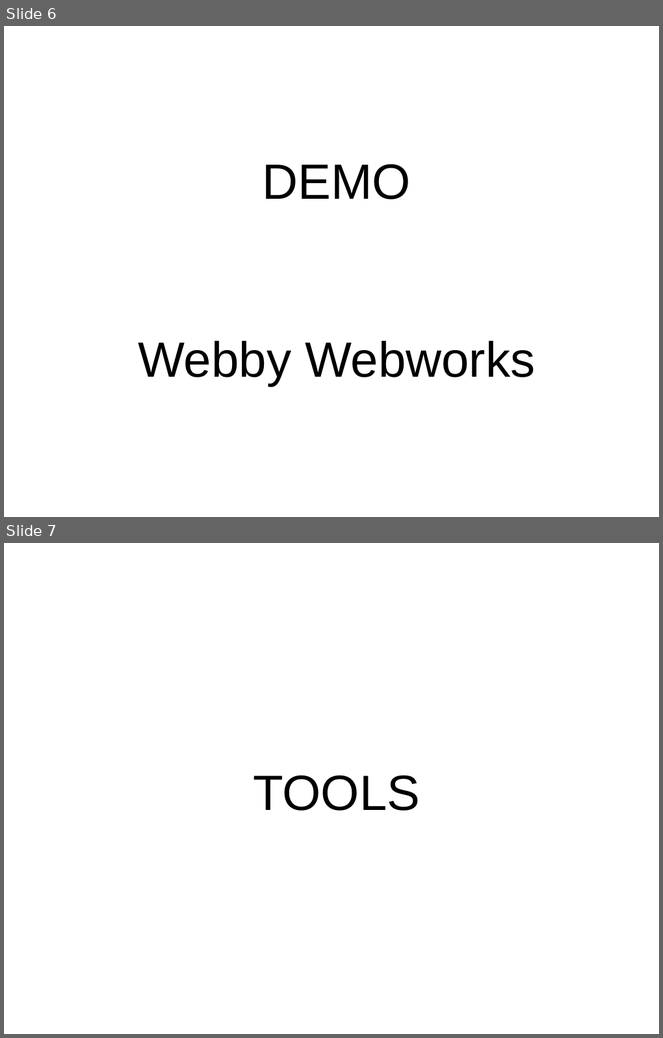
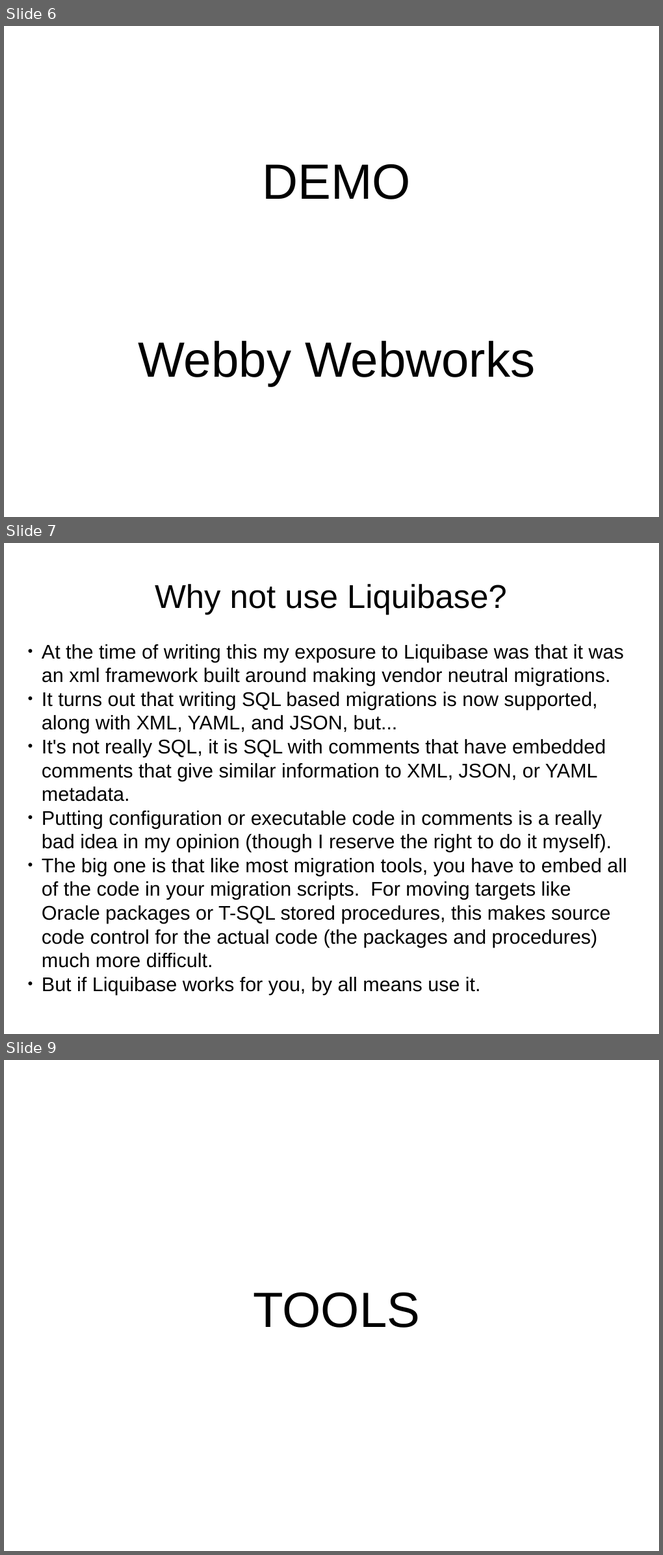
Before and after one commit to dwclark/flyway-dsl-demo, a slide deck: flyway-presentation.odp. Shown one above the other, each under a label of ours: slides 6 and 7 before the commit, slides 6, 7 and 9 after it; the slides between them are not shown. The pictures are 663x1038 and 663x1555 pixels, drawn with LibreOffice and Linux fonts; fonts in the diff are those of the drawing. Boxes give left, top, right and bottom in pixels: in the first picture for what was removed or moved away, otherwise in the second. Text is boxed around its words. In the diff, an @@ line names an element or a change of style, - is before the commit and + after.

Commit message:
Moved migration files to new location. Updated presentation.

```diff
--- a/flyway-presentation.odp
+++ b/flyway-presentation.odp
@@ slide 7 added at (4, 543, 659, 1034), background #FFFFFF @@
@@ text added at (42, 584, 627, 995), 24 pt, text #000000 @@
+Why not use Liquibase?
+● At the time of writing this my exposure to Liquibase was that it was an xml framework built around making vendor neutral migrations.
+● It turns out that writing SQL based migrations is now supported, along with XML, YAML, and JSON, but...
+● It's not really SQL, it is SQL with comments that have embedded comments that give similar information to XML, JSON, or YAML metadata.
+● Putting configuration or executable code in comments is a really bad idea in my opinion (though I reserve the right to do it myself).
+● The big one is that like most migration tools, you have to embed all of the code in your migration scripts. For moving targets like Oracle packages or T-SQL stored procedures, this makes source code control for the actual code (the packages and procedures) much more difficult.
+● But if Liquibase works for you, by all means use it.
@@ what was slide 7 is now slide 9 @@
```
Also in this commit, not shown: 1 other slide added, 5 other files.
